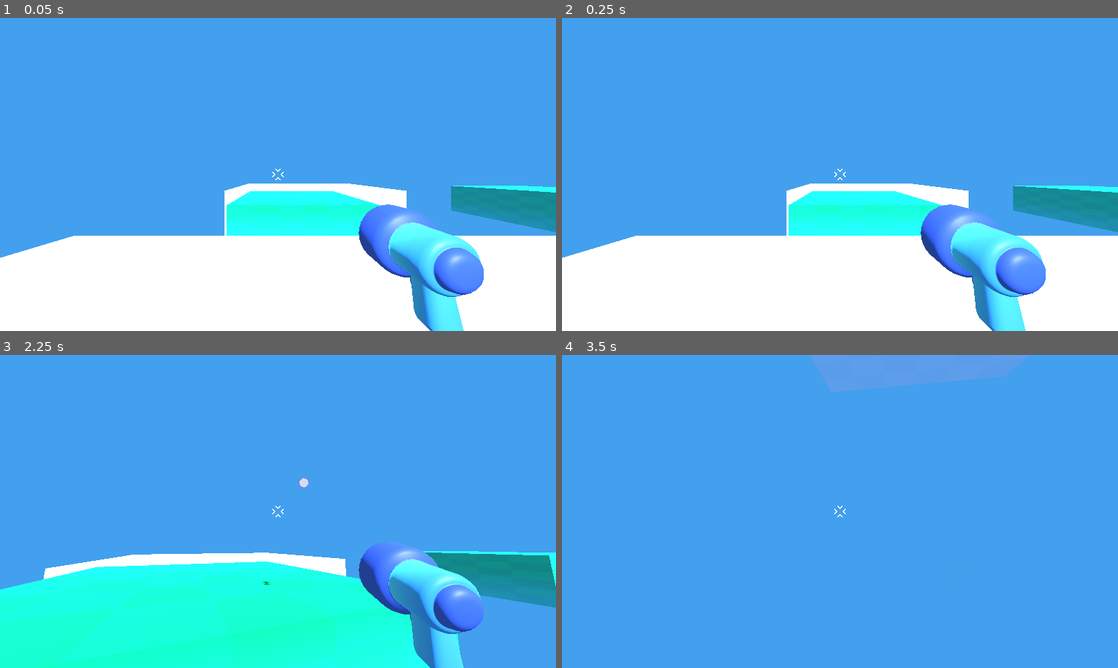
Above: before the commit, frames 1-4 (two rows, left to right).
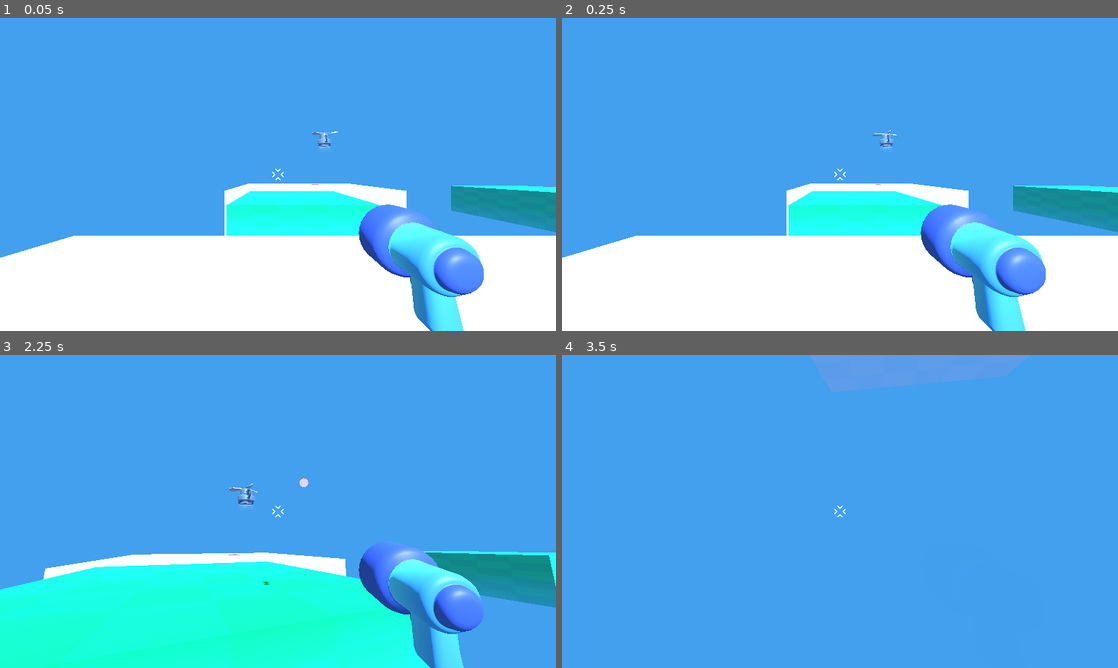
Above: after the commit, the same moments.

Repository: jschuhmann47/godot-3d-demo
Game: Godot game, scene res://game.tscn
Same seed, same stepped clock (60 frames per second), same inputs: the game is played once before the commit and once after it.
Inputs (mouse positions are in pixels of both pictures, inside the frame that each line leads up to):
- Up to frame 1 (0.05 s): no input
- Up to frame 2 (0.25 s): no input
- Up to frame 3 (2.25 s): tap Enter at 0.5 s; move the mouse to (305, 511) at 0.52 s; press the mouse at (305, 511) at 0.53 s; hold W (move_forward) from 0.53 s (still down); tap Space (jump) at 0.77, 1.52 s; move the mouse to (250, 511) at 1.27 s; release the mouse at (250, 511) at 1.28 s; click (250, 511) at 1.35 s; move the mouse to (289, 505) at 2.02 s; press the mouse at (289, 505) at 2.03 s
- Up to frame 4 (3.5 s): keep holding W (move_forward); move the mouse to (834, 517) at 2.77 s; release the mouse at (834, 517) at 2.78 s; click (834, 517) at 2.85 s; tap Space (jump) at 3.02 s

The runs differ from the first frame. In frame 1, 0.1% of the frame differs, in the area x 56-61%, y 36-54%; in frame 2, 0.1%; in frame 3, 0.2%, in the area x 41-47%, y 41-64%; in frame 4, nothing differs.

Commit message:
Add spawner

Diff:
--- a/game.tscn
+++ b/game.tscn
@@ -1,9 +1,10 @@
-[gd_scene load_steps=6 format=3 uid="uid://ca42ub50ubhom"]
+[gd_scene load_steps=7 format=3 uid="uid://ca42ub50ubhom"]
 
 [ext_resource type="PackedScene" uid="uid://jlx3dajcfqbc" path="res://player/player.tscn" id="1_80nbo"]
 [ext_resource type="Material" uid="uid://yg5aql6nhn3m" path="res://level/tower.tres" id="1_feb5d"]
 [ext_resource type="Material" uid="uid://bd0a6dj70q261" path="res://level/platform.tres" id="3_fc0e3"]
 [ext_resource type="PackedScene" uid="uid://hkjagiexhtlq" path="res://mob/mob.tscn" id="4_fc0e3"]
+[ext_resource type="PackedScene" uid="uid://qcqwovqr534r" path="res://mob/spawner/spawner_3d.tscn" id="5_7jktm"]
 
 [sub_resource type="Environment" id="Environment_80nbo"]
 background_mode = 1
@@ -55,3 +56,6 @@
 
 [node name="Mob" parent="." instance=ExtResource("4_fc0e3")]
 transform = Transform3D(-4.371139e-08, 0, -1, 0, 1, 0, 1, 0, -4.371139e-08, 14, 3, 6)
+
+[node name="Spawner3D" parent="." instance=ExtResource("5_7jktm")]
+transform = Transform3D(-4.371139e-08, 0, -1, 0, 1, 0, 1, 0, -4.371139e-08, 5.780451, 3.678875, -18.524527)
--- a/mob/bat/bat_material_res.tres
+++ b/mob/bat/bat_material_res.tres
@@ -3,6 +3,7 @@
 [ext_resource type="Texture2D" uid="uid://ddr8smg2n8cbm" path="res://mob/bat/bat_model_bat_palette.png" id="1_xyxlu"]
 
 [resource]
+resource_local_to_scene = true
 resource_name = "bat_mat"
 cull_mode = 2
 albedo_texture = ExtResource("1_xyxlu")
--- a/mob/bat/bat_model.tscn
+++ b/mob/bat/bat_model.tscn
@@ -175,6 +175,7 @@
 mix_mode = 1
 
 [sub_resource type="AnimationNodeBlendTree" id="AnimationNodeBlendTree_shx3p"]
+graph_offset = Vector2(-521.12256, 29.613876)
 nodes/Idle/node = SubResource("AnimationNodeAnimation_030dj")
 nodes/Idle/position = Vector2(-140, 120)
 nodes/Hurt/node = SubResource("AnimationNodeAnimation_1he7g")
@@ -187,19 +188,19 @@
 script = ExtResource("2_030dj")
 
 [node name="Skeleton3D" parent="Armature" index="0"]
-bones/0/position = Vector3(0, -0.007400004, 0)
-bones/1/rotation = Quaternion(-0.028654926, 0.18848532, -0.6867176, 0.7014778)
-bones/2/rotation = Quaternion(-0.056015443, -0.016041048, 0.27483782, 0.9597235)
-bones/3/rotation = Quaternion(0.04121358, 0.059984986, 0.2647528, 0.96156603)
-bones/4/rotation = Quaternion(-0.028654926, -0.18848532, 0.6867176, 0.7014778)
-bones/5/rotation = Quaternion(-0.056015443, 0.016041048, -0.27483782, 0.9597235)
-bones/6/rotation = Quaternion(0.04121358, -0.059984986, -0.2647528, 0.96156603)
+bones/0/position = Vector3(0, 0.023455726, 0)
+bones/1/rotation = Quaternion(0.21362132, -0.02535084, -0.6167166, 0.75722116)
+bones/2/rotation = Quaternion(0.16697517, 0.07669136, 0.41029897, 0.8932484)
+bones/3/rotation = Quaternion(0.09175487, 0.086072825, 0.36244524, 0.9234749)
+bones/4/rotation = Quaternion(0.21362132, 0.02535084, 0.6167166, 0.75722116)
+bones/5/rotation = Quaternion(0.16697517, -0.07669136, -0.41029897, 0.8932484)
+bones/6/rotation = Quaternion(0.09175487, -0.086072825, -0.36244524, 0.9234749)
 bones/7/position = Vector3(0.1309921, -0.22739176, -0.087851465)
 bones/7/rotation = Quaternion(0.26196837, 0.08345512, 0.26575127, 0.9240044)
-bones/8/rotation = Quaternion(3.8433356e-08, 0.69088244, 0.72296715, 1.6451473e-08)
+bones/8/rotation = Quaternion(2.898848e-08, 0.624967, 0.7806513, 2.5898178e-08)
 bones/10/position = Vector3(-0.1309921, -0.22739176, -0.087851465)
 bones/10/rotation = Quaternion(0.26196837, -0.083455116, -0.26575127, 0.9240044)
-bones/11/rotation = Quaternion(2.5423756e-08, 0.69088244, 0.72296715, 3.637758e-08)
+bones/11/rotation = Quaternion(2.841246e-08, 0.624967, 0.7806513, 3.165364e-08)
 
 [node name="bat" parent="Armature/Skeleton3D" index="0"]
 surface_material_override/0 = ExtResource("3_vgr6s")
--- /dev/null
+++ b/mob/spawner/spawner_3d.gd
@@ -0,0 +1,14 @@
+extends Node3D
+
+## desc
+@export var mob_to_spawn: PackedScene = null
+
+@onready var marker_3d: Marker3D = %Marker3D
+@onready var timer: Timer = %Timer
+
+
+func _on_timer_timeout() -> void:
+	# When export, it preloads by itself
+	var new_mob = mob_to_spawn.instantiate()
+	add_child(new_mob)
+	new_mob.global_position = marker_3d.global_position
--- /dev/null
+++ b/mob/spawner/spawner_3d.tscn
@@ -0,0 +1,23 @@
+[gd_scene load_steps=4 format=3 uid="uid://qcqwovqr534r"]
+
+[ext_resource type="Script" uid="uid://c17n3fs6gtkfs" path="res://mob/spawner/spawner_3d.gd" id="1_qv2mu"]
+[ext_resource type="PackedScene" uid="uid://hkjagiexhtlq" path="res://mob/mob.tscn" id="2_op6hb"]
+[ext_resource type="PackedScene" uid="uid://d4ednsofrnost" path="res://mob/spawner/spawner_model.tscn" id="3_ub0s2"]
+
+[node name="Spawner3D" type="Node3D"]
+script = ExtResource("1_qv2mu")
+mob_to_spawn = ExtResource("2_op6hb")
+
+[node name="spawner_model" parent="." instance=ExtResource("3_ub0s2")]
+transform = Transform3D(1, 0, 0, 0, 1, 0, 0, 0, 1, 0, 2, 0)
+
+[node name="Marker3D" type="Marker3D" parent="."]
+unique_name_in_owner = true
+transform = Transform3D(1, 0, 0, 0, 1, 0, 0, 0, 1, 0, 1.4751396, 0)
+
+[node name="Timer" type="Timer" parent="."]
+unique_name_in_owner = true
+wait_time = 3.0
+autostart = true
+
+[connection signal="timeout" from="Timer" to="." method="_on_timer_timeout"]
--- /dev/null
+++ b/mob/spawner/spawner_model.tscn
@@ -0,0 +1,79 @@
+[gd_scene load_steps=10 format=3 uid="uid://d4ednsofrnost"]
+
+[ext_resource type="PackedScene" uid="uid://bw2m6rpraye2r" path="res://mob/spawner/spawner_model.glb" id="1_bk78j"]
+[ext_resource type="Shader" uid="uid://cfnwyva3u4qeb" path="res://mob/spawner/spawner_halo.gdshader" id="2_lvlhh"]
+[ext_resource type="Material" uid="uid://bh1ego7bi1olb" path="res://mob/spawner/spawner_screen_material.tres" id="3_p6j4b"]
+
+[sub_resource type="ShaderMaterial" id="ShaderMaterial_rug3p"]
+render_priority = 0
+shader = ExtResource("2_lvlhh")
+shader_parameter/color = Color(0.5529412, 0.39215687, 0.85490197, 1)
+
+[sub_resource type="StandardMaterial3D" id="StandardMaterial3D_2xi82"]
+albedo_color = Color(0.4818619, 0.5583555, 0.5671206, 1)
+metallic = 0.7
+metallic_specular = 0.81
+roughness = 0.48
+rim_enabled = true
+rim = 0.5
+
+[sub_resource type="StandardMaterial3D" id="StandardMaterial3D_yhm21"]
+albedo_color = Color(0.5931336, 0.59313357, 0.59313357, 1)
+metallic = 0.45
+roughness = 0.64
+
+[sub_resource type="Animation" id="Animation_bk78j"]
+resource_name = "rotation"
+loop_mode = 1
+tracks/0/type = "value"
+tracks/0/imported = false
+tracks/0/enabled = true
+tracks/0/path = NodePath("Top:rotation")
+tracks/0/interp = 1
+tracks/0/loop_wrap = true
+tracks/0/keys = {
+"times": PackedFloat32Array(0, 1),
+"transitions": PackedFloat32Array(1, 1),
+"update": 0,
+"values": [Vector3(0, 0, 0), Vector3(0, 6.2831855, 0)]
+}
+
+[sub_resource type="Animation" id="Animation_lvlhh"]
+length = 0.001
+tracks/0/type = "value"
+tracks/0/imported = false
+tracks/0/enabled = true
+tracks/0/path = NodePath("Top:rotation")
+tracks/0/interp = 1
+tracks/0/loop_wrap = true
+tracks/0/keys = {
+"times": PackedFloat32Array(0),
+"transitions": PackedFloat32Array(1),
+"update": 0,
+"values": [Vector3(0, 0, 0)]
+}
+
+[sub_resource type="AnimationLibrary" id="AnimationLibrary_p6j4b"]
+_data = {
+&"RESET": SubResource("Animation_lvlhh"),
+&"rotation": SubResource("Animation_bk78j")
+}
+
+[node name="spawner_model" instance=ExtResource("1_bk78j")]
+
+[node name="halo" parent="." index="0"]
+material_override = SubResource("ShaderMaterial_rug3p")
+
+[node name="Body" parent="." index="1"]
+surface_material_override/0 = SubResource("StandardMaterial3D_2xi82")
+surface_material_override/1 = ExtResource("3_p6j4b")
+
+[node name="Top" parent="." index="2"]
+transform = Transform3D(0.99999994, 0, 0, 0, 1, 0, 0, 0, 0.99999994, 0, 0.78395706, 0)
+material_override = SubResource("StandardMaterial3D_yhm21")
+
+[node name="AnimationPlayer" type="AnimationPlayer" parent="." index="3"]
+libraries = {
+&"": SubResource("AnimationLibrary_p6j4b")
+}
+autoplay = "rotation"
Not shown, added: mob/spawner/spawner_3d.gd.uid
